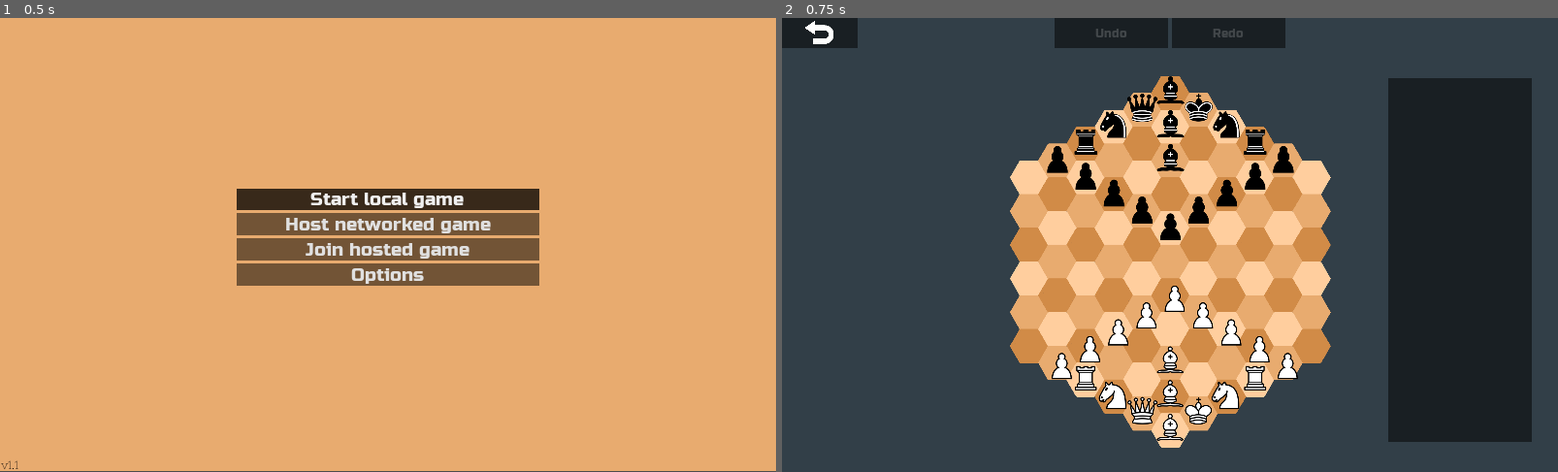
Above: before the commit, frames 1-2 (left to right).
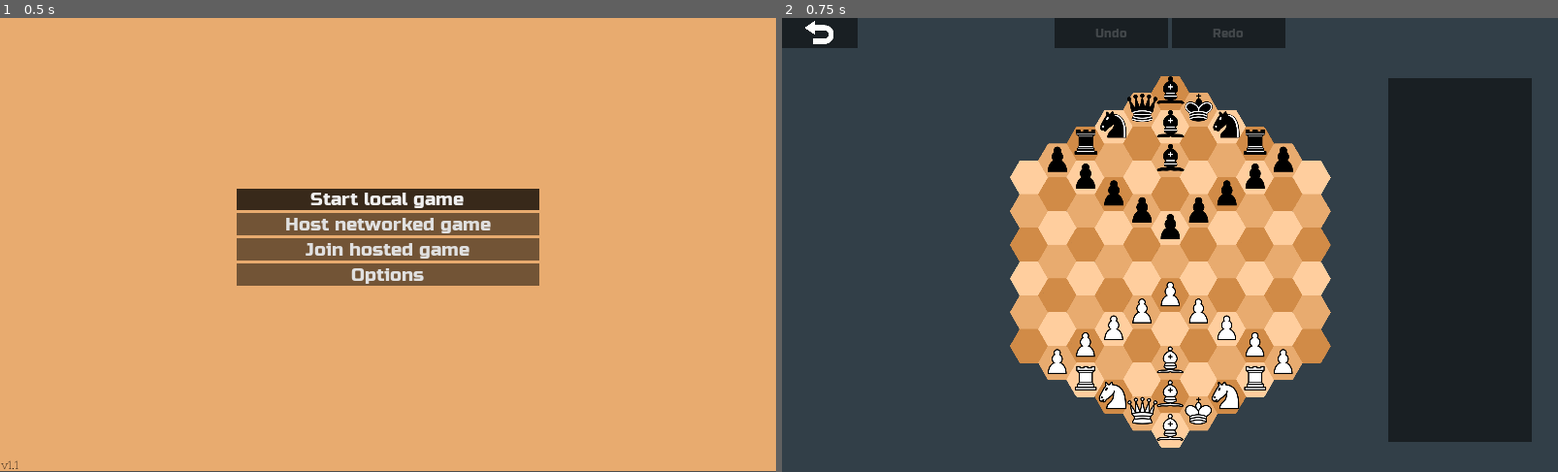
Above: after the commit, the same moments.

Repository: esbudylin/HexChess
Game: Godot game, scene res://scenes/menu.tscn
The game is run twice, just before and just after one commit, with the same random seed, the same clock (stepped at 60 frames per second) and the same inputs.
Inputs:
- Up to frame 1 (0.5 s): no input
- Up to frame 2 (0.75 s): click "Start local game" at 0.5 s

Frame 1 is identical in both runs. In frame 2, 1.2% of the frame differs, in the area x 34-67%, y 28-80%.

Commit message:
graphic tweaking (lesser pawns)

Diff:
--- a/scenes/board.tscn
+++ b/scenes/board.tscn
@@ -145,14 +145,15 @@
 
 [node name="Black" type="Sprite" parent="Game/TileMap/Piece/Pawn"]
 visible = false
-position = Vector2( -13, -13 )
-scale = Vector2( 0.85, 0.85 )
+position = Vector2( -10, -10 )
+scale = Vector2( 0.8, 0.8 )
 texture = ExtResource( 5 )
 centered = false
 
 [node name="White" type="Sprite" parent="Game/TileMap/Piece/Pawn"]
 visible = false
-scale = Vector2( 0.85, 0.85 )
+position = Vector2( -10, -10 )
+scale = Vector2( 0.8, 0.8 )
 texture = ExtResource( 14 )
 centered = false
 
